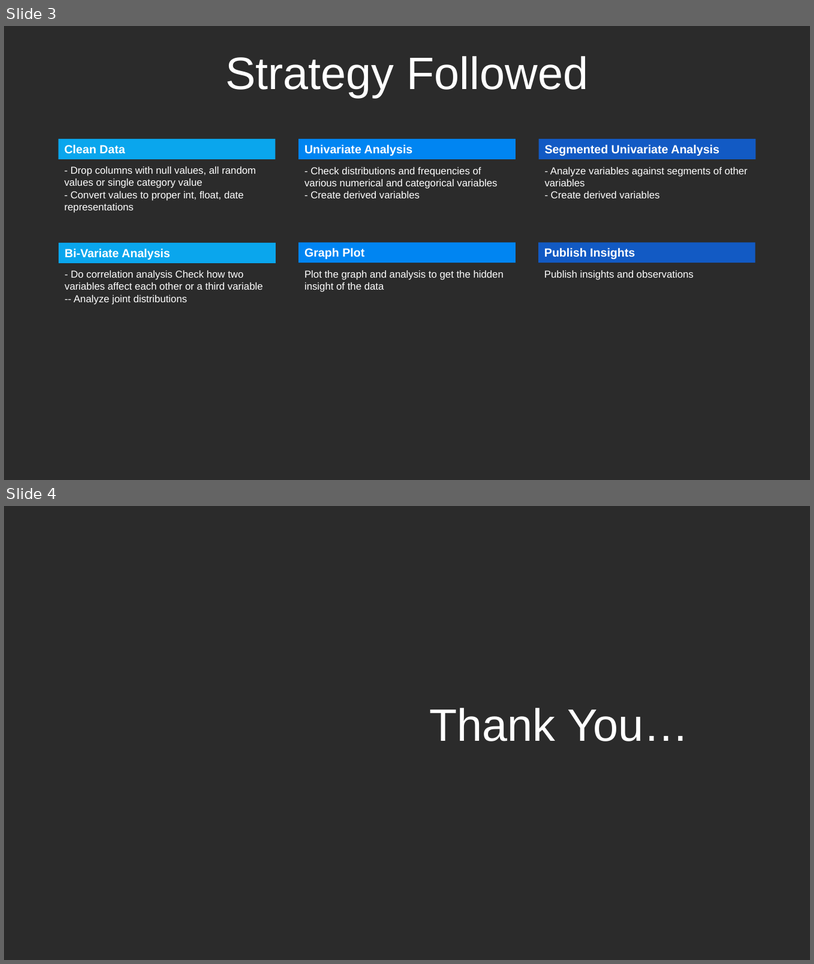
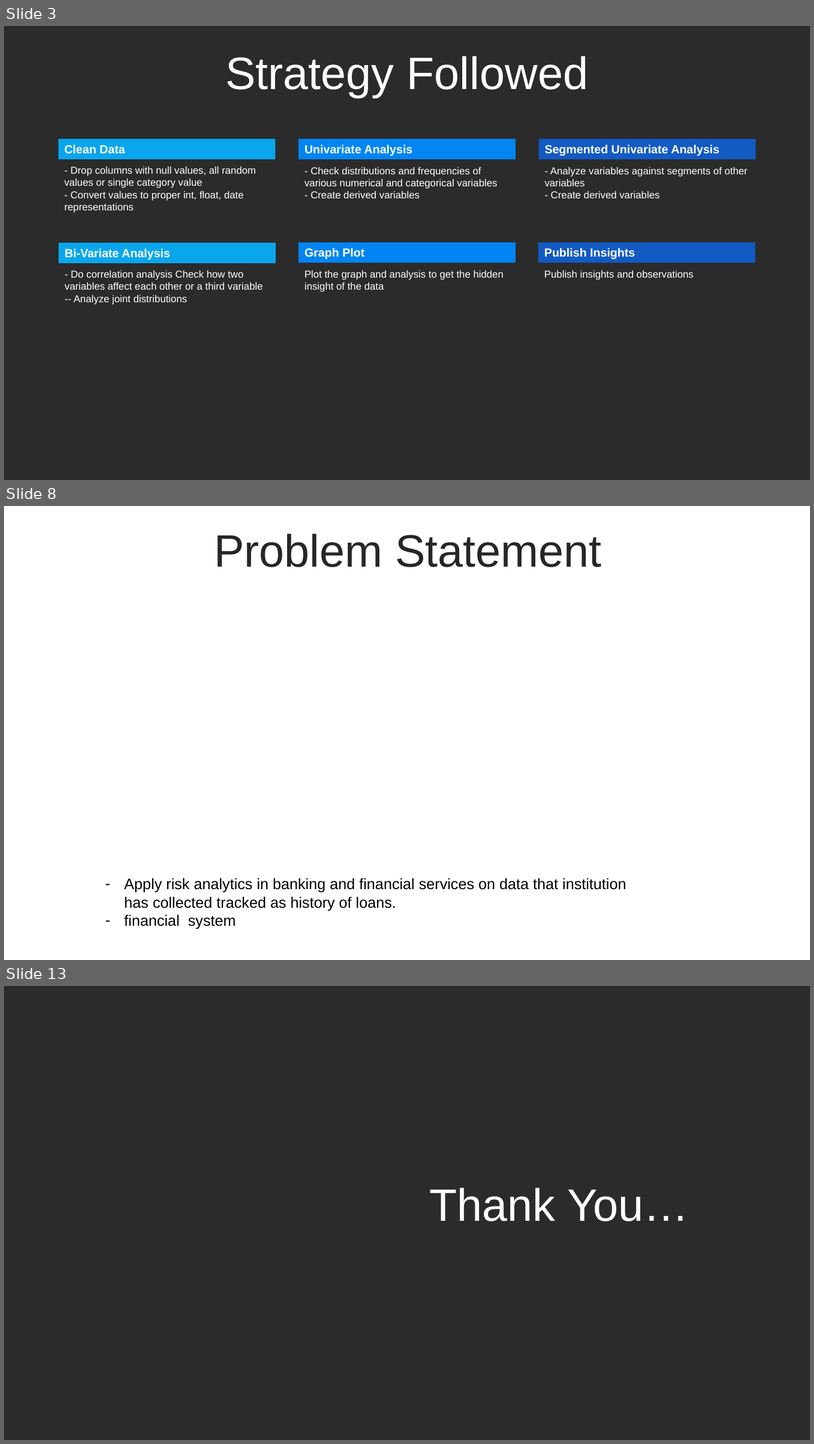
Before and after one commit to subhambansal/LendingClubCaseStudy, a slide deck: LendingClubCaseStudy.pptx. Shown one above the other, each under a label of ours: slides 3 and 4 before the commit, slides 3, 8 and 13 after it; the slides between them are not shown. The pictures are 814x964 and 814x1444 pixels, drawn with LibreOffice and Linux fonts; fonts in the diff are those of the drawing; background and template pictures are left out; a plain dark background stands for a picture behind light text. Boxes give left, top, right and bottom in pixels: in the first picture for what was removed or moved away, otherwise in the second. Text is boxed around its words. In the diff, an @@ line names an element or a change of style, - is before the commit and + after.

Commit message:
saving intermittent data

```diff
--- a/LendingClubCaseStudy.pptx
+++ b/LendingClubCaseStudy.pptx
@@ slide 8 added at box(4, 506, 810, 960), background #FFFFFF @@
@@ text added at box(214, 534, 602, 567), 54 pt, text #262626 @@
+Problem Statement
@@ text added at box(124, 877, 626, 929), 18 pt, text #000000 @@
+– Apply risk analytics in banking and financial services on data that institution has collected tracked as history of loans.
+– financial system
@@ what was slide 4 is now slide 13 @@
```
Also in this commit, not shown: 8 other slides added, 1 other file.
